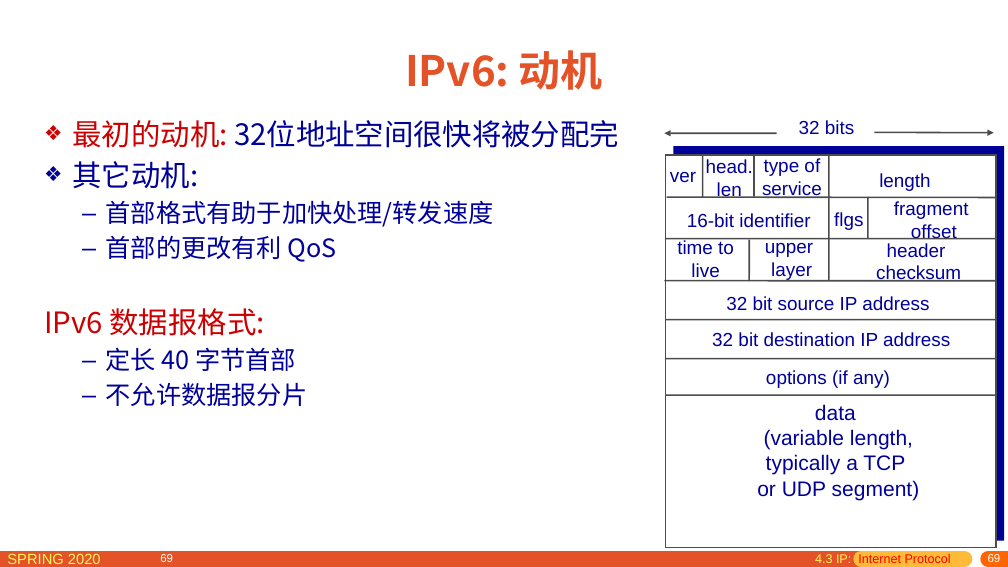
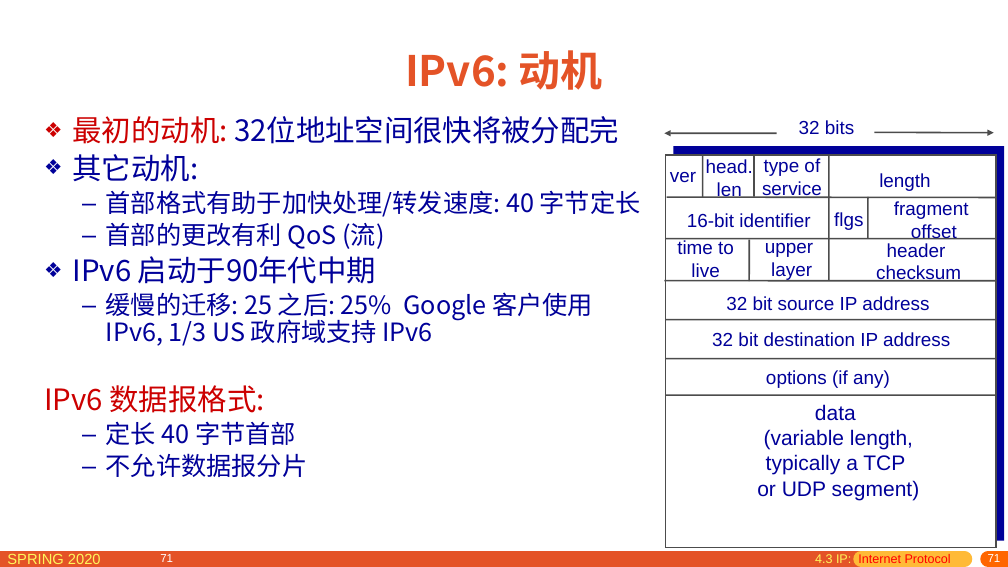
Before and after one commit to network-distributed/presentations, a slide deck: slide 71 of chapter4_cn.pptx (slide 69 before the commit). Drawn at 1008x567 pixels with LibreOffice and Linux fonts; fonts in the diff are those of the drawing. Boxes give left, top, right and bottom in pixels: in the first picture for what was removed or moved away, otherwise in the second. Text is boxed around its words. In the diff, an @@ line names an element or a change of style, - is before the commit and + after.

```diff
--- a/chapter4_cn.pptx
+++ b/chapter4_cn.pptx
@@ text at box(44, 116, 619, 477): line spacing 1 to 0.9 @@
@@ text at box(73, 190, 641, 346): text changed @@
-  – 首部格式有助于加快处理/转发速度
-  – 首部的更改有利 QoS
+  – 首部格式有助于加快处理/转发速度: 40 字节定长
+  – 首部的更改有利 QoS (流)
+❖ IPv6 启动于90年代中期
+  – 缓慢的迁移: 25 之后: 25% Google 客户使用 IPv6, 1/3 US 政府域支持 IPv6
@@ page number at box(160, 554, 173, 562): text changed @@
-69
+71
@@ page number at box(988, 554, 1001, 562): text changed @@
-69
+71
```
Also in this commit, not shown: 27 other slides changed, 9 slides added, 4 other files.
